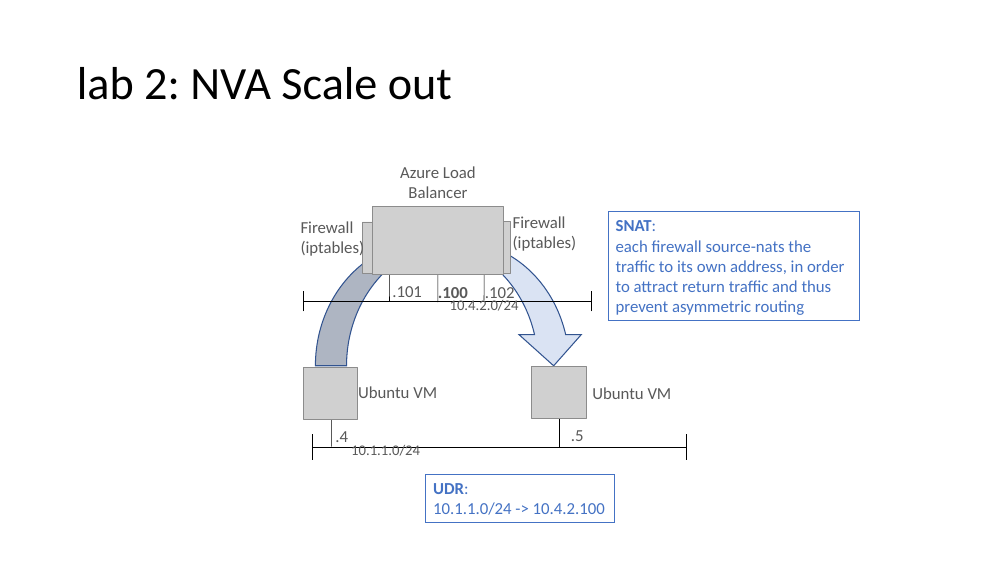
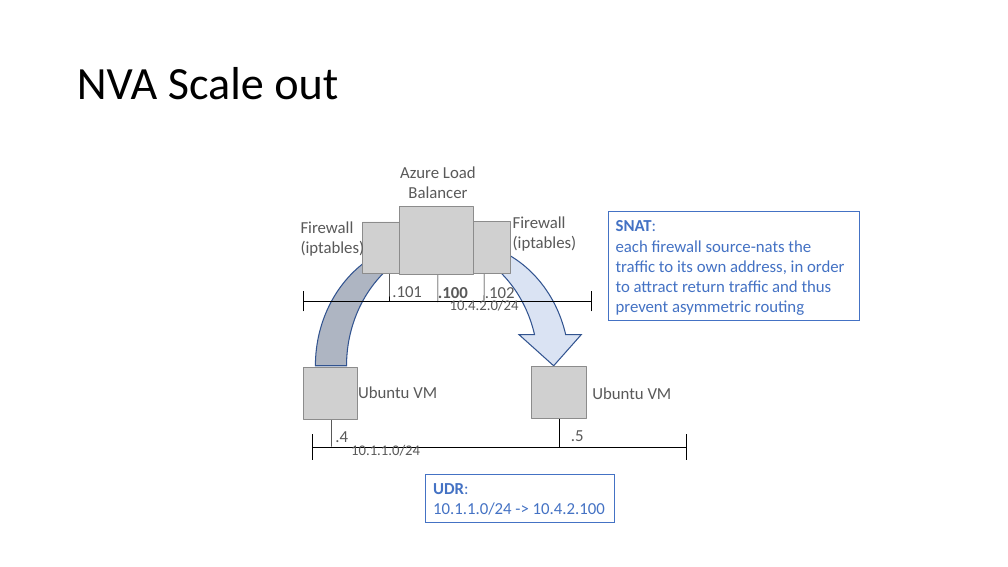
Before and after one commit to erjosito/azure-networking-lab, a slide deck: slide 9 of diagrams.pptx. Drawn at 1008x567 pixels with LibreOffice and Linux fonts; fonts in the diff are those of the drawing; grey boxes stand for pictures. Boxes give left, top, right and bottom in pixels: in the first picture for what was removed or moved away, otherwise in the second. Text is boxed around its words. In the diff, an @@ line names an element or a change of style, - is before the commit and + after.

```diff
--- a/diagrams.pptx
+++ b/diagrams.pptx
@@ title at box(77, 67, 338, 100): text changed @@
-lab 2: NVA Scale out
+NVA Scale out
@@ picture: place and size @@
-picture at box(373, 206, 504, 275)
+picture at box(400, 206, 473, 275)
```
Also in this commit, not shown: 1 other slide changed, 2 slides added, 3 other files.
